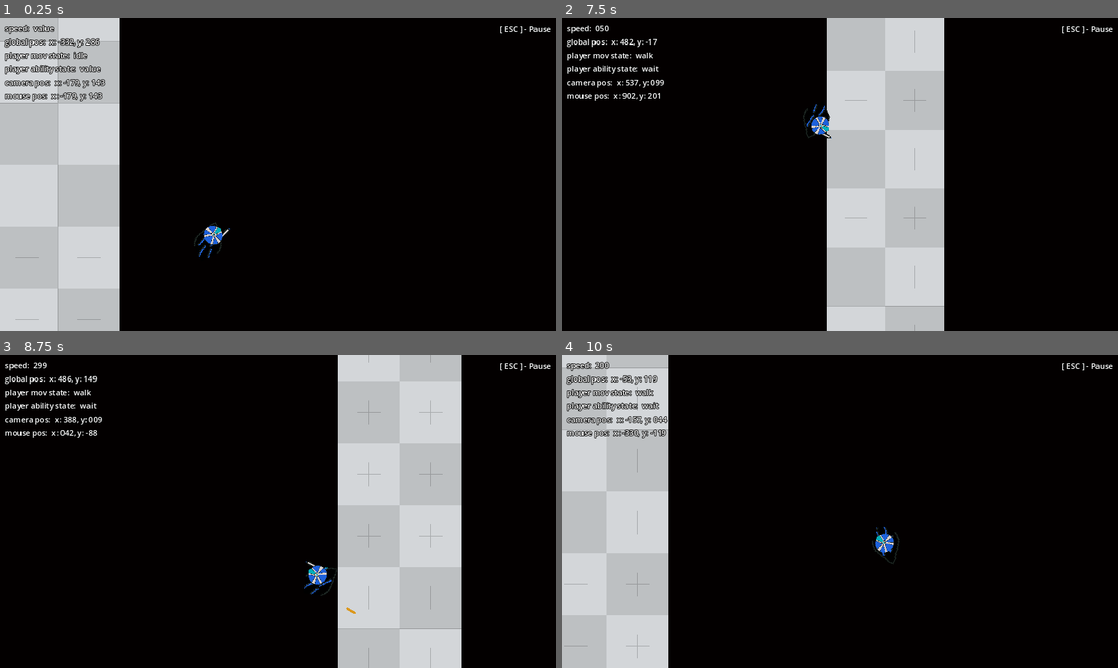
Above: before the commit, frames 1-4 (two rows, left to right).
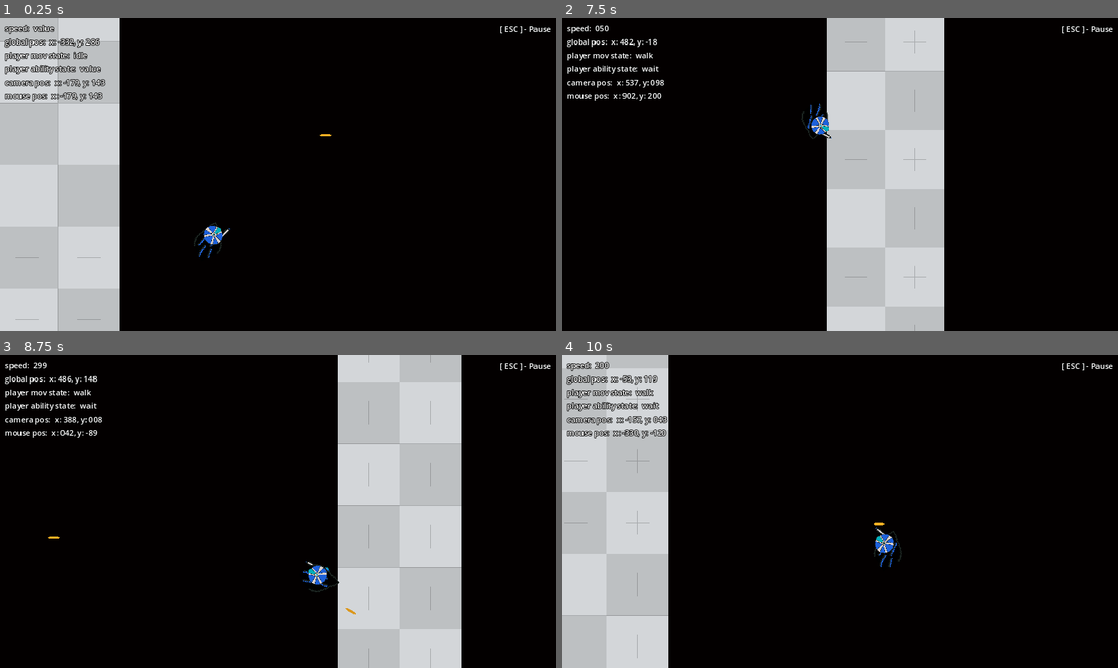
Above: after the commit, the same moments.

Repository: JJPSeno/project-q
Game: Godot game, scene res://World2/world_2.tscn
Same seed, same stepped clock (60 frames per second), same inputs: the game is played once before the commit and once after it. This scene is started directly instead of the project's main scene.
Inputs (mouse positions are in pixels of both pictures, inside the frame that each line leads up to):
- Up to frame 1 (0.25 s): no input
- Up to frame 2 (7.5 s): move the mouse to (812, 237) at 0.52 s; hold W (base_movement) 0.53-1.28 s; hold D (right) 0.53-2.03 s; move the mouse to (1006, 221) at 1.27 s; tap Shift (run) at 1.35, 4.35, 7.35 s; move the mouse to (673, 127) at 2.02 s; hold Right mouse button (secondary) 2.03-2.78 s; hold A (left) 2.03-3.53 s; move the mouse to (867, 174) at 2.77 s; tap Space (special) at 2.85, 5.85 s; move the mouse to (756, 96) at 3.52 s; hold S (down) 3.53-4.28 s; hold W (base_movement) 3.53-4.28 s; move the mouse to (962, 158) at 4.27 s; hold D (right) from 4.28 s (still down); move the mouse to (728, 190) at 5.02 s; hold Right mouse button (secondary) 5.03-5.78 s; move the mouse to (895, 105) at 5.77 s; move the mouse to (812, 237) at 6.52 s; hold W (base_movement) 6.53-7.28 s; move the mouse to (1006, 221) at 7.27 s
- Up to frame 3 (8.75 s): move the mouse to (111, 464) at 8.02 s; release D (right) at 8.03 s; hold S (down) from 8.03 s (still down); hold Right mouse button (secondary) from 8.03 s (still down)
- Up to frame 4 (10 s): move the mouse to (867, 511) at 8.77 s; release S (down) at 8.78 s; release Right mouse button (secondary) at 8.78 s; hold A (left) 8.78-9.53 s; tap Space (special) at 8.85 s; move the mouse to (756, 433) at 9.52 s; hold D (right) from 9.53 s (still down); hold W (base_movement) from 9.53 s (still down)

The runs differ from the first frame. In frame 1, less than 0.1% of the frame differs, in the area x 57-60%, y 37-38%; in frame 2, 0.3%; in frame 3, 0.4%; in frame 4, 0.4%, in the area x 0-62%, y 4-94%.

Commit message:
Update spike chain

Diff:
--- a/Player/spike/spike_projectile.gd
+++ b/Player/spike/spike_projectile.gd
@@ -1,6 +1,8 @@
 extends Area2D
 
 const SPIKE_LINE_TEXTURE := preload("res://Assets/Player/spike/spike_link_sm.png")
+var line = Line2D.new()
+var isTrailing = false
 @onready var animated_sprite_2d: AnimatedSprite2D = $AnimatedSprite2D
 @export var player : CharacterBody2D
 @export var spike_speed := 200.0
@@ -13,19 +15,18 @@
 
 func _physics_process(delta: float) -> void:
 	position += transform.x * spike_speed * delta
+	if isTrailing:
+		line.points[1] = to_local(player.position)
 
 
 func _on_spike_hit() -> void:
-	print("spike pos:", position)
-	print("spike globalpos:", global_position)
-	print("player pos:", player.position)
-	print("player globalpos:", player.global_position)
-	var line = Line2D.new()
+	isTrailing = true
 	line.add_point(Vector2.ZERO)
 	line.add_point(to_local(player.position))
 	line.texture = SPIKE_LINE_TEXTURE
 	line.texture_mode = Line2D.LINE_TEXTURE_TILE
 	add_child(line)
 
+
 func _on_spike_traversed() -> void:
 	queue_free()
--- a/World2/world_2.tscn
+++ b/World2/world_2.tscn
@@ -1,10 +1,11 @@
-[gd_scene load_steps=6 format=4 uid="uid://bgd5f5l8jptkc"]
+[gd_scene load_steps=7 format=4 uid="uid://bgd5f5l8jptkc"]
 
 [ext_resource type="PackedScene" uid="uid://j437ndt56laa" path="res://World/WorldBoundary/world_boundary_tilemap.tscn" id="1_eir3y"]
 [ext_resource type="PackedScene" uid="uid://bslob6terfaas" path="res://Controllers/WorldCameraController/world_camera_controller.tscn" id="2_ii6pp"]
 [ext_resource type="PackedScene" uid="uid://lhqm11dande5" path="res://World/Obstacles/obstacle_tilemap.tscn" id="2_jnq14"]
 [ext_resource type="PackedScene" uid="uid://5liwdgjjhcr2" path="res://Player/player.tscn" id="3_08nsi"]
 [ext_resource type="PackedScene" uid="uid://7t16qx7bdmoo" path="res://GUI/MainCanvasLayer/main_canvas_layer.tscn" id="5_0m431"]
+[ext_resource type="PackedScene" uid="uid://c7r2fgfqyuepw" path="res://Player/spike/spike_projectile.tscn" id="6_untgs"]
 
 [node name="World2" type="Node2D"]
 
@@ -30,3 +31,8 @@
 position = Vector2(-332, 286)
 
 [node name="MainCanvasLayer" parent="." instance=ExtResource("5_0m431")]
+
+[node name="SpikeProjectile" parent="." node_paths=PackedStringArray("player") instance=ExtResource("6_untgs")]
+position = Vector2(-85, 67)
+player = NodePath("../Player")
+spike_speed = 1.0
